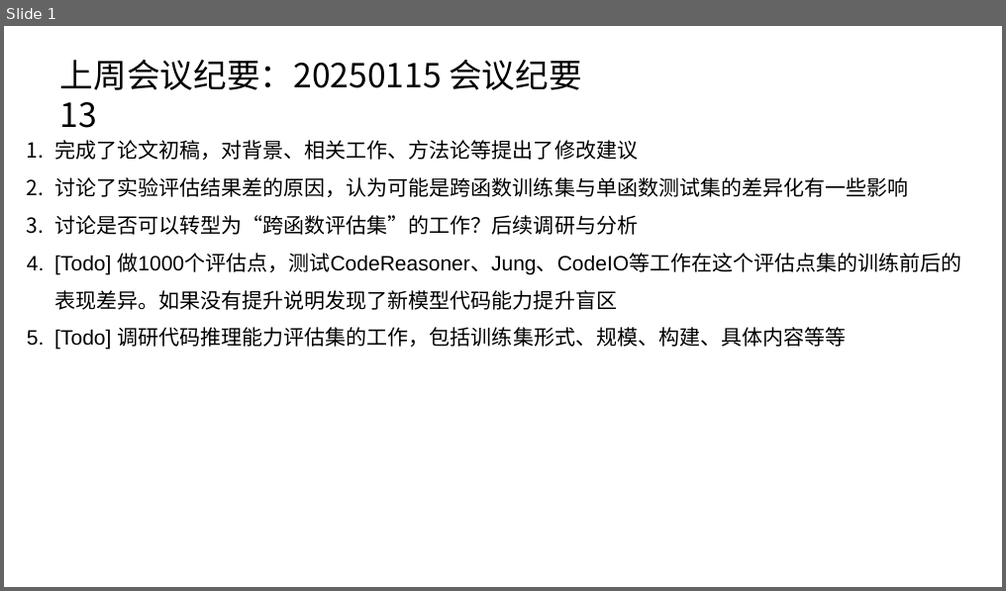
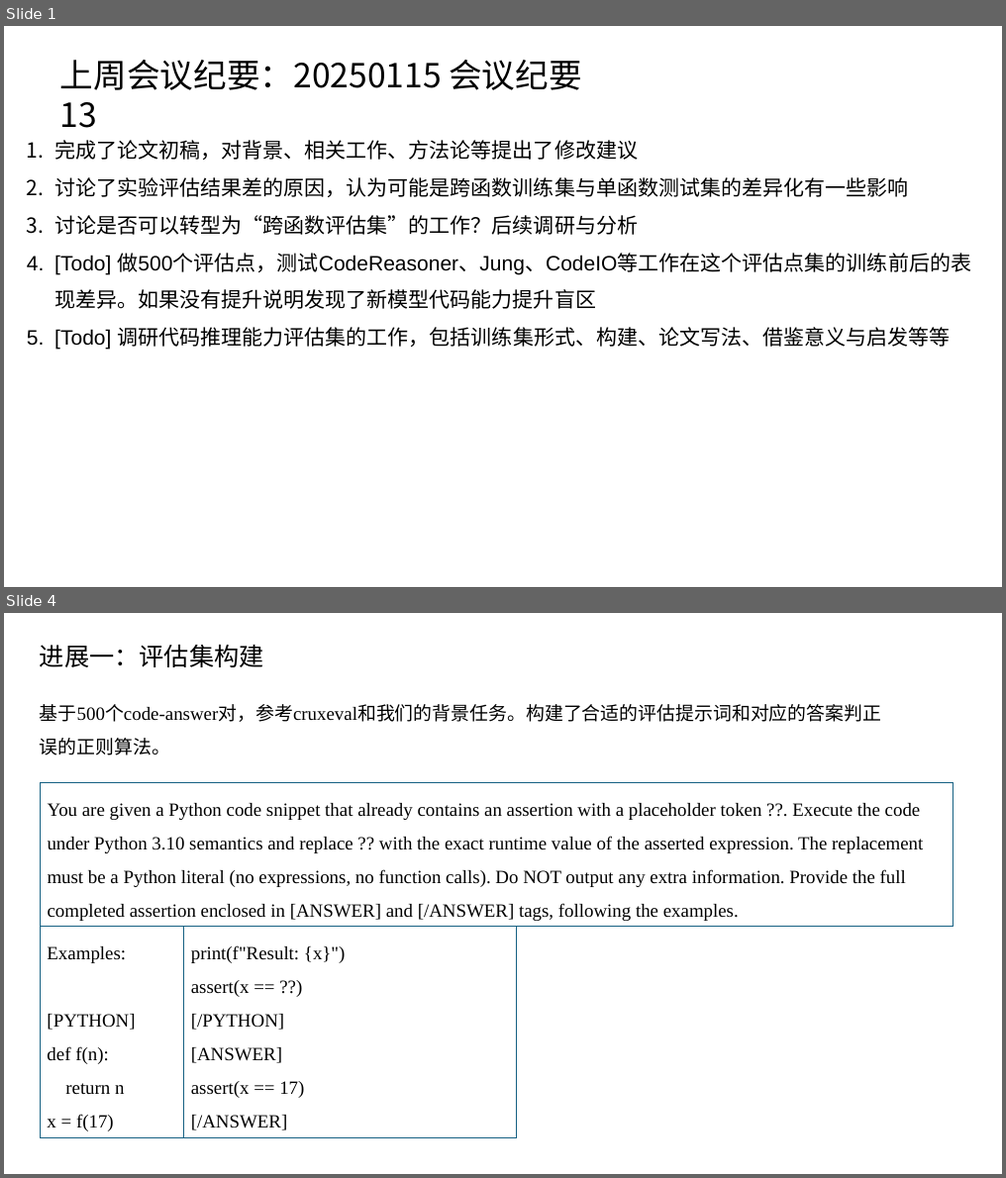
Before and after one commit to caoye04/TreecEva, a slide deck: 组会记录/组会0122.pptx. Shown one above the other, each under a label of ours: slide 1 before the commit, slides 1 and 4 after it; the slides between them are not shown. The pictures are 1006x591 and 1006x1178 pixels, drawn with LibreOffice and Linux fonts; fonts in the diff are those of the drawing. Boxes give left, top, right and bottom in pixels: in the first picture for what was removed or moved away, otherwise in the second. Text is boxed around its words. In the diff, an @@ line names an element or a change of style, - is before the commit and + after.

```diff
--- a/组会记录/组会0122.pptx
+++ b/组会记录/组会0122.pptx
@@ slide 4 added at bbox=[4, 613, 1002, 1174], background #FFFFFF @@
@@ text added at bbox=[40, 644, 264, 667], 24 pt, text #000000 @@
+进展一：评估集构建
@@ text added at bbox=[40, 704, 881, 756], 18 pt, text #000000 @@
+基于500个code-answer对，参考cruxeval和我们的背景任务。构建了合适的评估提示词和对应的答案判正误的正则算法。
@@ rectangle added at bbox=[40, 783, 953, 927], outline #156082 0.75 pt, 18 pt, text #000000 @@
+You are given a Python code snippet that already contains an assertion with a placeholder token ??. Execute the code under Python 3.10 semantics and replace ?? with the exact runtime value of the asserted expression. The replacement must be a Python literal (no expressions, no function calls). Do NOT output any extra information. Provide the full completed assertion enclosed in [ANSWER] and [/ANSWER] tags, following the examples.
@@ rectangle added at bbox=[40, 927, 183, 1139], outline #156082 0.75 pt, 18 pt, text #000000 @@
+Examples:
+[PYTHON]
+def f(n):
+return n
+x = f(17)
@@ rectangle added at bbox=[183, 927, 516, 1139], outline #156082 0.75 pt, 18 pt, text #000000 @@
+print(f"Result: {x}")
+assert(x == ??)
+[/PYTHON]
+[ANSWER]
+assert(x == 17)
+[/ANSWER]
@@ slide 1 changed as well @@
@@ text at bbox=[54, 253, 971, 350]: text changed @@
-4. [Todo] 做1000个评估点，测试CodeReasoner、Jung、CodeIO等工作在这个评估点集的训练前后的表现差异。如果没有提升说明发现了新模型代码能力提升盲区
-5. [Todo] 调研代码推理能力评估集的工作，包括训练集形式、规模、构建、具体内容等等
+4. [Todo] 做500个评估点，测试CodeReasoner、Jung、CodeIO等工作在这个评估点集的训练前后的表现差异。如果没有提升说明发现了新模型代码能力提升盲区
+5. [Todo] 调研代码推理能力评估集的工作，包括训练集形式、构建、论文写法、借鉴意义与启发等等
```
Also in this commit, not shown: 22 other slides changed, 2 other slides added, 6 other files.
